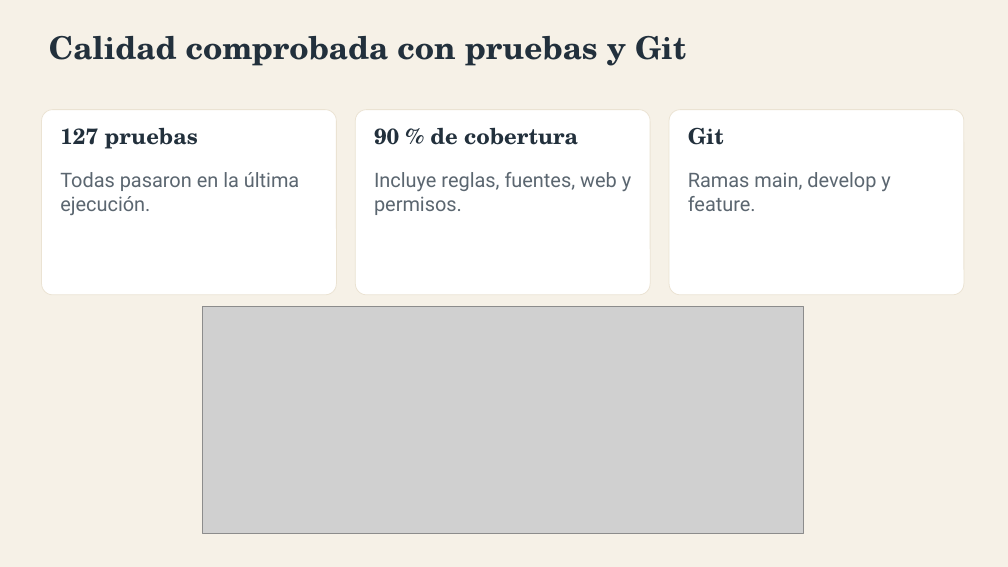
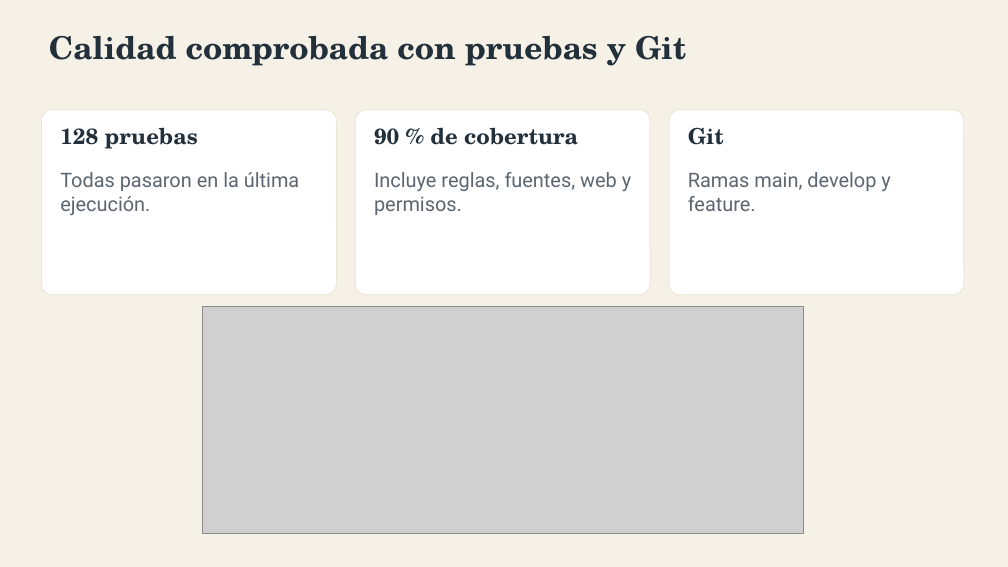
Before and after one commit to kasandra-caceres/DepaSeguroAQP, a slide deck: slide 12 of entregables/Presentacion_DepaSeguro_AQP.pptx. Drawn at 1008x567 pixels with LibreOffice and Linux fonts; fonts in the diff are those of the drawing; grey boxes stand for pictures. Boxes give left, top, right and bottom in pixels: in the first picture for what was removed or moved away, otherwise in the second. Text is boxed around its words. In the diff, an @@ line names an element or a change of style, - is before the commit and + after.

Commit message:
docs(evidencias): capturas 11 y 21 y cobertura con datos reales
Capturas de búsqueda por campus y de fuentes tomadas en Windows con la base poblada por la ingesta del 27-11-2026: sin aviso del navegador y con OpenStreetMap en Bajo demanda. La evidencia de pytest muestra 128 pruebas y la tabla de cobertura, 90 %, sin rutas locales. El informe toma el periodo 2026 de los datos (enero a octubre). Informe, manual y presentación regenerados.

```diff
--- a/entregables/Presentacion_DepaSeguro_AQP.pptx
+++ b/entregables/Presentacion_DepaSeguro_AQP.pptx
@@ text at (60, 127, 198, 149): text changed @@
-127 pruebas
+128 pruebas
```
Also in this commit, not shown: 1 other slide changed, 10 other files.
